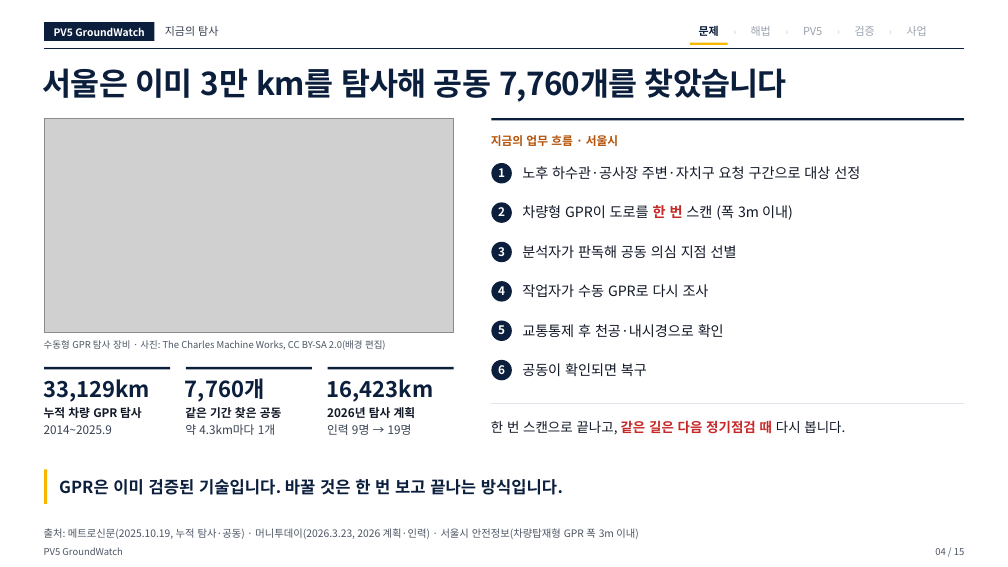
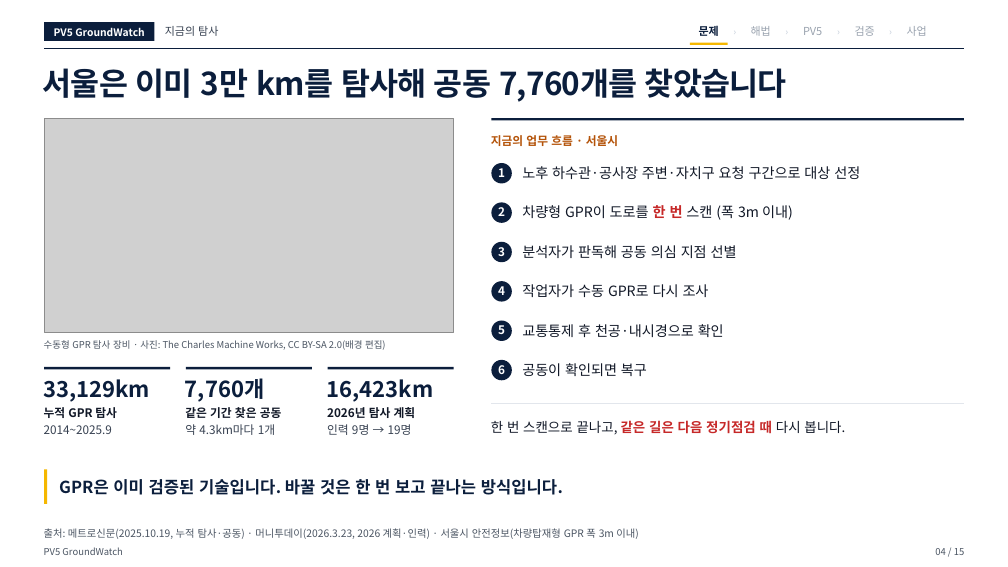
Before and after one commit to woojin-choe/pv5-hose-lab, a slide deck: slide 4 of ppt_all/PV5_GroundWatch_10_24.pptx. Drawn at 1008x567 pixels with LibreOffice and Linux fonts; fonts in the diff are those of the drawing; grey boxes stand for pictures. Boxes give left, top, right and bottom in pixels: in the first picture for what was removed or moved away, otherwise in the second. Text is boxed around its words. In the diff, an @@ line names an element or a change of style, - is before the commit and + after.

```diff
--- a/ppt_all/PV5_GroundWatch_10_24.pptx
+++ b/ppt_all/PV5_GroundWatch_10_24.pptx
@@ text at bbox=[44, 407, 117, 418]: text changed @@
-누적 차량 GPR 탐사
+누적 GPR 탐사
```
Also in this commit, not shown: 9 other slides changed, 14 other files.
